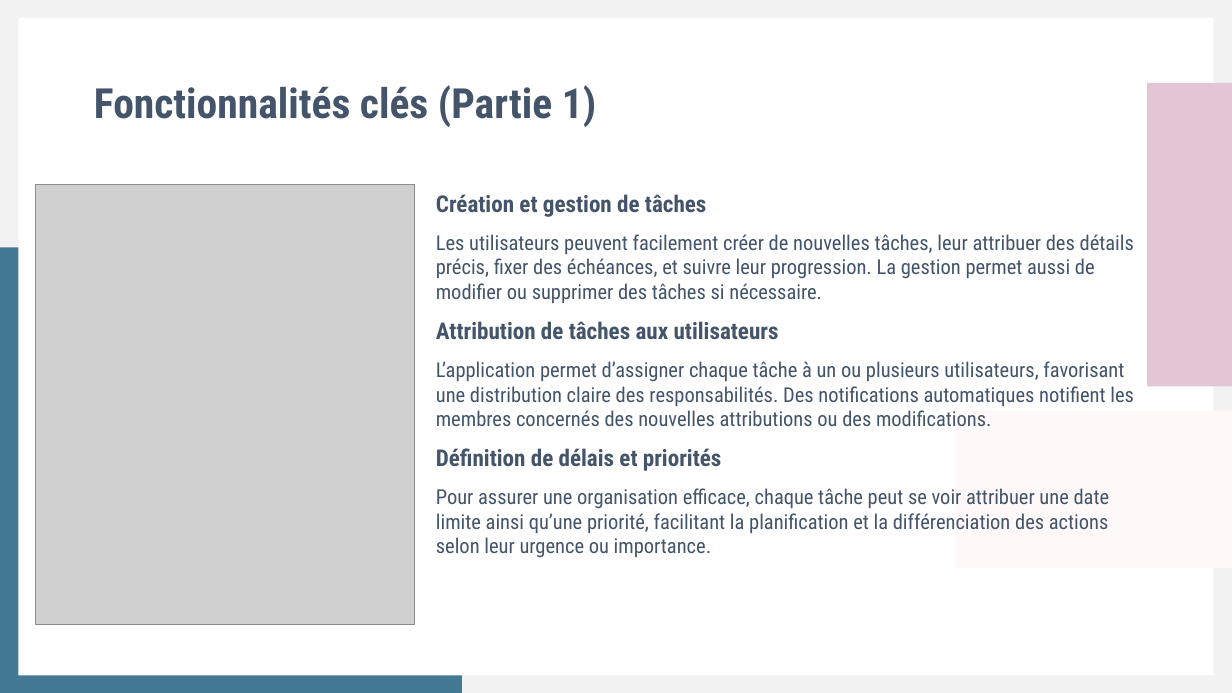
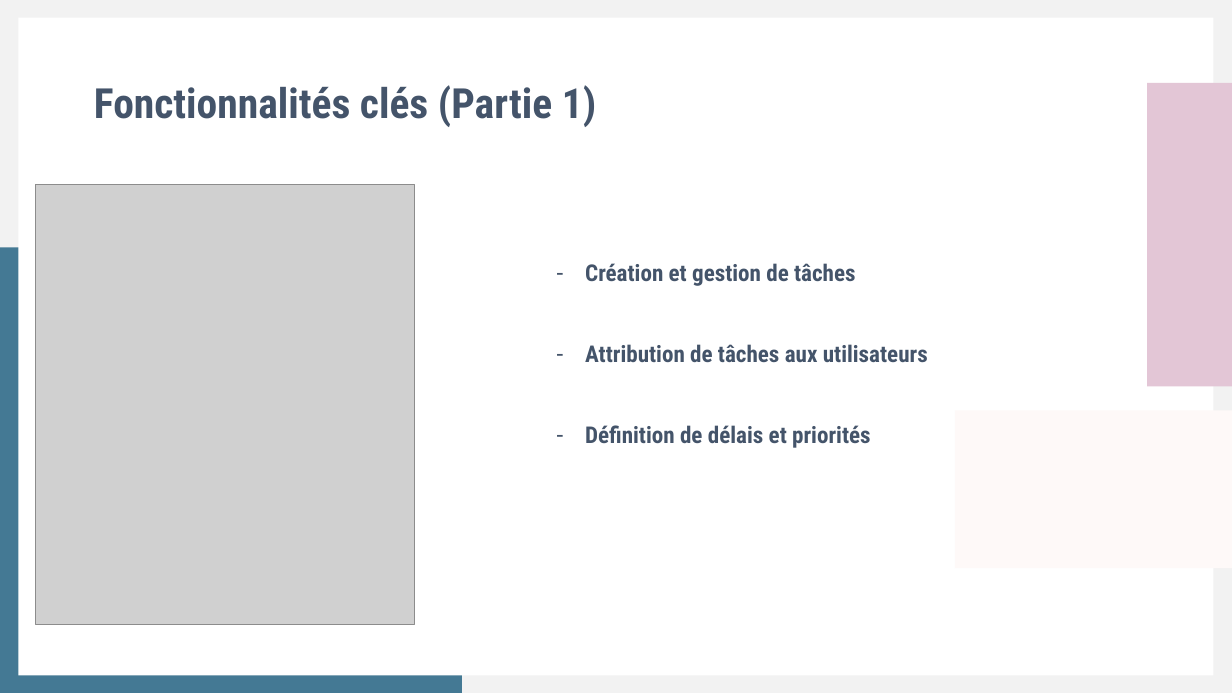
Before and after one commit to chrisrou2025/taskflow, a slide deck: slide 7 of Powerpoint du projet taskflow.pptx. Drawn at 1232x693 pixels with LibreOffice and Linux fonts; fonts in the diff are those of the drawing; grey boxes stand for pictures. Boxes give left, top, right and bottom in pixels: in the first picture for what was removed or moved away, otherwise in the second. Text is boxed around its words. In the diff, an @@ line names an element or a change of style, - is before the commit and + after.

```diff
--- a/Powerpoint du projet taskflow.pptx
+++ b/Powerpoint du projet taskflow.pptx
@@ text at (x1=436, y1=234, x2=1134, y2=303): paragraph removed @@
-Les utilisateurs peuvent facilement créer de nouvelles tâches, leur attribuer des détails précis, fixer des échéances, et suivre leur progression. La gestion permet aussi de modifier ou supprimer des tâches si nécessaire.
@@ text "Création et gestion de tâches" moved from (x1=436, y1=194, x2=1134, y2=558) to (x1=585, y1=263, x2=928, y2=448) @@
@@ text "Création et gestion de tâches" at (x1=585, y1=263, x2=928, y2=448): bullet none to - @@
@@ text at (x1=436, y1=361, x2=1134, y2=426): paragraph removed @@
-L’application permet d’assigner chaque tâche à un ou plusieurs utilisateurs, favorisant une distribution claire des responsabilités. Des notifications automatiques notifient les membres concernés des nouvelles attributions ou des modifications.
@@ text at (x1=436, y1=488, x2=1110, y2=558): paragraph removed @@
-Pour assurer une organisation efficace, chaque tâche peut se voir attribuer une date limite ainsi qu’une priorité, facilitant la planification et la différenciation des actions selon leur urgence ou importance.
```
Also in this commit, not shown: 10 other slides changed, 4 other files.
